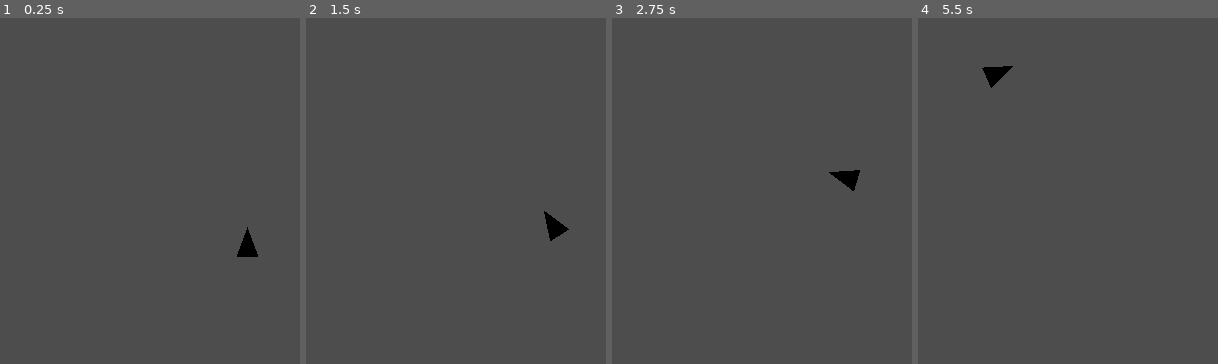
Above: before the commit, frames 1-4 (left to right).
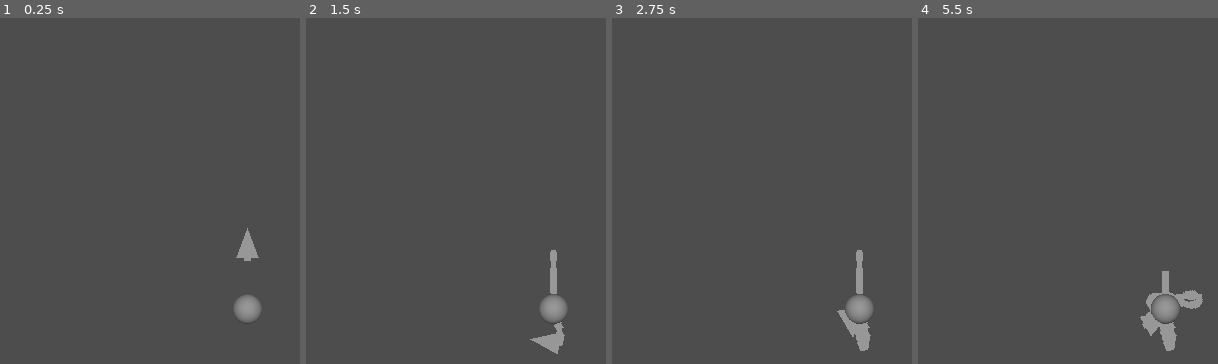
Above: after the commit, the same moments.

Repository: TheBlipBloop/gmtk-2025
Game: Godot game, scene res://scenes/playground_mechanics.tscn
Two runs of this game, one before a commit and one after it. Both use one fixed random seed, a clock stepped at 60 frames per second and the inputs below.
Inputs:
- Up to frame 1 (0.25 s): no input
- Up to frame 2 (1.5 s): tap Enter at 0.5 s; hold Space (thrust) 0.53-1.28 s; hold A (rotate_ccw) 0.53-1.28 s; tap Right (rotate_cw) at 1.35 s
- Up to frame 3 (2.75 s): hold Space (thrust) from 2.03 s (still down); hold A (rotate_ccw) from 2.03 s (still down)
- Up to frame 4 (5.5 s): release A (rotate_ccw) at 2.78 s; tap Right (rotate_cw) at 2.85, 4.35 s; release Space (thrust) at 3.53 s; hold A (rotate_ccw) 3.53-4.28 s; hold A (rotate_ccw) from 5.03 s (still down)

The runs differ from the first frame. In frame 1, 0.9% of the frame differs, in the area x 78-87%, y 60-88%; in frame 2, 1.6%; in frame 3, 1.6%; in frame 4, 2.1%, in the area x 21-95%, y 13-97%.

Commit message:
add looping mechanic & simple gravity zones

Diff:
--- /dev/null
+++ b/prefabs/astriod.tscn
@@ -0,0 +1,13 @@
+[gd_scene load_steps=3 format=3 uid="uid://cplkc5ltq78h8"]
+
+[ext_resource type="PackedScene" uid="uid://b68wgr25h6fbd" path="res://prefabs/gravity_zone.tscn" id="1_28k4l"]
+
+[sub_resource type="SphereMesh" id="SphereMesh_dqp3e"]
+
+[node name="Node3D" type="Node3D"]
+
+[node name="GravityZone" parent="." instance=ExtResource("1_28k4l")]
+transform = Transform3D(5, 0, 0, 0, 5, 0, 0, 0, 5, 0, 0, 0)
+
+[node name="MeshInstance3D" type="MeshInstance3D" parent="."]
+mesh = SubResource("SphereMesh_dqp3e")
--- /dev/null
+++ b/prefabs/gravity_zone.tscn
@@ -0,0 +1,15 @@
+[gd_scene load_steps=3 format=3 uid="uid://b68wgr25h6fbd"]
+
+[ext_resource type="Script" uid="uid://e27wfflinw38" path="res://scripts/gravity.gd" id="1_m5rc2"]
+
+[sub_resource type="SphereShape3D" id="SphereShape3D_5ew0c"]
+
+[node name="GravityZone" type="Area3D"]
+script = ExtResource("1_m5rc2")
+strength = 3.0
+
+[node name="CollisionShape3D" type="CollisionShape3D" parent="."]
+shape = SubResource("SphereShape3D_5ew0c")
+
+[connection signal="body_entered" from="." to="." method="_on_body_entered"]
+[connection signal="body_exited" from="." to="." method="_on_body_exited"]
--- a/prefabs/player.tscn
+++ b/prefabs/player.tscn
@@ -1,18 +1,40 @@
-[gd_scene load_steps=4 format=3 uid="uid://w2nk42ky7lom"]
+[gd_scene load_steps=7 format=3 uid="uid://w2nk42ky7lom"]
 
 [ext_resource type="Script" uid="uid://b1ih08j57wy7u" path="res://scripts/ship_movement.gd" id="1_72ieh"]
 [ext_resource type="PackedScene" uid="uid://by646ofkr6ube" path="res://prefabs/player_graphics.tscn" id="2_4dohe"]
+[ext_resource type="Script" uid="uid://cht1jfjii2sdi" path="res://scripts/loop_detector.gd" id="3_r66lb"]
 
 [sub_resource type="SphereShape3D" id="SphereShape3D_72ieh"]
 
-[node name="Player" type="RigidBody3D"]
+[sub_resource type="ParticleProcessMaterial" id="ParticleProcessMaterial_r66lb"]
+gravity = Vector3(0, 0, 0)
+scale_min = 0.1
+scale_max = 0.25
+
+[sub_resource type="QuadMesh" id="QuadMesh_r66lb"]
+
+[node name="Player" type="RigidBody3D" node_paths=PackedStringArray("looper_component")]
 physics_interpolation_mode = 1
 can_sleep = false
 continuous_cd = true
 script = ExtResource("1_72ieh")
+base_rotation_speed = 10.0
+boost_rotation_speed = 5.0
+looper_component = NodePath("LoopDetector")
 metadata/_custom_type_script = "uid://b1ih08j57wy7u"
 
 [node name="CollisionShape3D" type="CollisionShape3D" parent="."]
 shape = SubResource("SphereShape3D_72ieh")
 
 [node name="PlayerGraphics" parent="." instance=ExtResource("2_4dohe")]
+
+[node name="LoopDetector" type="Node" parent="."]
+script = ExtResource("3_r66lb")
+metadata/_custom_type_script = "uid://cht1jfjii2sdi"
+
+[node name="GPUParticles3D" type="GPUParticles3D" parent="."]
+transform = Transform3D(1, 0, 0, 0, -4.37114e-08, 1, 0, -1, -4.37114e-08, 0, -1.5438e-08, -0.353181)
+amount = 256
+lifetime = 5.0
+process_material = SubResource("ParticleProcessMaterial_r66lb")
+draw_pass_1 = SubResource("QuadMesh_r66lb")
--- a/prefabs/player_graphics.tscn
+++ b/prefabs/player_graphics.tscn
@@ -5,5 +5,5 @@
 [node name="PlayerGraphics" type="Node3D"]
 
 [node name="MeshInstance3D" type="MeshInstance3D" parent="."]
-transform = Transform3D(0.75, 0, 0, 0, -4.37114e-08, -0.25, 0, 1, -1.09278e-08, 0, 0, 0)
+transform = Transform3D(0.75, 0, 0, 0, -4.37114e-08, -0.25, 0, 1, -1.09278e-08, 0, -6.23166e-09, 0.142564)
 mesh = SubResource("PrismMesh_72ieh")
--- a/scenes/playground_mechanics.tscn
+++ b/scenes/playground_mechanics.tscn
@@ -1,7 +1,8 @@
-[gd_scene load_steps=3 format=3 uid="uid://b45cq62d8qy71"]
+[gd_scene load_steps=4 format=3 uid="uid://b45cq62d8qy71"]
 
 [ext_resource type="PackedScene" uid="uid://w2nk42ky7lom" path="res://prefabs/player.tscn" id="1_7jw03"]
 [ext_resource type="PackedScene" uid="uid://cssxlc3t7av3a" path="res://prefabs/camera.tscn" id="2_bixks"]
+[ext_resource type="PackedScene" uid="uid://cplkc5ltq78h8" path="res://prefabs/astriod.tscn" id="3_dut4i"]
 
 [node name="PlaygroundMechanics" type="Node3D"]
 
@@ -10,3 +11,9 @@
 
 [node name="Camera" parent="." instance=ExtResource("2_bixks")]
 transform = Transform3D(1, 0, 0, 0, -4.37114e-08, -1, 0, 1, -4.37114e-08, 0, 15, 0)
+
+[node name="Node3D" parent="." instance=ExtResource("3_dut4i")]
+transform = Transform3D(1, 0, 0, 0, 1, 0, 0, 0, 1, 0, 0, -2.2247)
+
+[node name="DirectionalLight3D" type="DirectionalLight3D" parent="."]
+transform = Transform3D(1, 0, 0, 0, 0.119426, 0.992843, 0, -0.992843, 0.119426, 0, 0, 0)
--- /dev/null
+++ b/scripts/gravity.gd
@@ -0,0 +1,21 @@
+extends Area3D
+
+@export var strength: float = 10;
+var bodies : Array = [];
+
+# Called when the node enters the scene tree for the first time.
+func _ready() -> void:
+	pass # Replace with function body.
+
+# Called every frame. 'delta' is the elapsed time since the previous frame.
+func _physics_process(delta_time: float) -> void:
+	for body : RigidBody3D in bodies:
+		var delta : Vector3 = body.global_position - global_position
+		body.apply_force(-delta * strength)
+
+
+func _on_body_entered(body: Node3D) -> void:
+	bodies.append(body);
+
+func _on_body_exited(body: Node3D) -> void:
+	bodies.remove_at(bodies.find(body))
--- /dev/null
+++ b/scripts/loop_detector.gd
@@ -0,0 +1,28 @@
+## Detects 2D Looping Motions
+### First version just checks for ~intersection with path, in the future can do convexity checks, etc
+
+extends Node
+class_name LoopDetector
+
+@export var min_distance : float = 0.5;
+@export var threshold : float = 0.5;
+
+var positions : Array = []; ## ! Arrays are actually lists -- its like python but dumber.
+
+func record_position(new_position: Vector2):
+	if positions.size() == 0:
+		positions.append(new_position)
+		return
+
+	var last_position : Vector2 = positions[positions.size() - 1]
+	if last_position.distance_to(new_position) > min_distance:
+		positions.append(new_position)
+
+func reset_positions():
+	positions.clear()
+
+func is_loop_complete(current_position: Vector2) -> bool:
+	for i in range(positions.size() - 3):
+		if positions[i].distance_to(current_position) < threshold:
+			return true
+	return false
--- a/scripts/ship_movement.gd
+++ b/scripts/ship_movement.gd
@@ -1,14 +1,20 @@
 extends RigidBody3D
 
 class_name Movement
+
+@export var base_slow_down_speed : float = 0.2;
 
 # Base movement speeds
 @export var base_rotation_speed : float = 5.0;
 @export var base_move_speed : float = 0.1;
 
 # Boosted movement speeds
-@export var boost_rotation_speed : float = 2.0;
-@export var boost_move_speed : float = 1.5;
+@export var boost_rotation_speed : float = 2.5;
+@export var boost_move_speed : float = 1.75;
+
+@export var loop_boost_speed : float = 5.0;
+
+@export var looper_component : LoopDetector;
 
 var m_boost_speed_scalar : float = 0;
 var m_input_rotation : float = 0.0 # sign + => cw; sign - => ccw
@@ -18,9 +24,6 @@
 func _ready() -> void:
 	pass # Replace with function body.
 
-func _input(event):
-	pass
-
 # Called every frame. 'delta' is the elapsed time since the previous frame.
 func _process(delta: float) -> void:
 	m_input_rotation = 0
@@ -28,20 +31,35 @@
 		m_input_rotation += 1
 	if Input.is_action_pressed("rotate_ccw"):
 		m_input_rotation -= 1
+	m_input_boosting = Input.is_action_pressed("thrust")
 
-	m_input_boosting = Input.is_action_pressed("thrust")
-	print(m_input_rotation)
+	if m_input_boosting:
+		looper_component.record_position(Vector2(global_position.x, global_position.z))
+	else:
+		looper_component.reset_positions()
+
+	if looper_component.is_loop_complete(Vector2(global_position.x, global_position.z)):
+		looper_component.reset_positions()
+		print("loop complete");
+		_boost()
+
+func _boost():
+	linear_velocity = basis.z * loop_boost_speed
+	angular_velocity = Vector3.ZERO
 
 func _physics_process(delta: float) -> void:
-	angular_velocity += Vector3.UP * m_input_rotation * -get_rotation_speed() * delta;
-	linear_velocity += basis.z * get_move_speed() * delta;
+	angular_velocity += Vector3.UP * m_input_rotation * -_get_rotation_speed() * delta;
+	linear_velocity += basis.z * _get_move_speed() * delta;
 
-func get_rotation_speed() -> float:
+	if not m_input_boosting:
+		linear_velocity = linear_velocity.move_toward(Vector3.ZERO, delta * base_slow_down_speed);
+
+func _get_rotation_speed() -> float:
 	if (m_input_boosting):
 		return boost_rotation_speed
 	return base_rotation_speed;
 
-func get_move_speed() -> float:
+func _get_move_speed() -> float:
 	if (m_input_boosting):
 		return boost_move_speed
 	return base_move_speed
Not shown, added: builds/index.apple-touch-icon.png.import
Not shown, added: builds/index.icon.png.import
Not shown, added: builds/index.png.import
Not shown, changed: export_presets.cfg
Not shown, added: scripts/gravity.gd.uid
Not shown, added: scripts/loop_detector.gd.uid
Not shown, added: builds/builds.zip
Not shown, added: builds/index.apple-touch-icon.png
Not shown, added: builds/index.audio.position.worklet.js
Not shown, added: builds/index.audio.worklet.js
Not shown, added: builds/index.html
Not shown, added: builds/index.icon.png
(and 4 more such lines)
